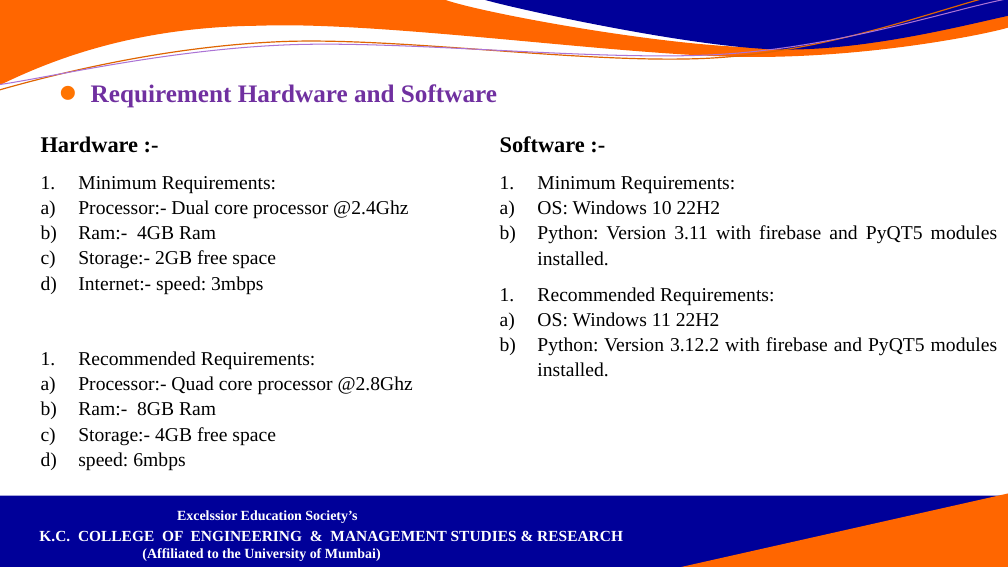
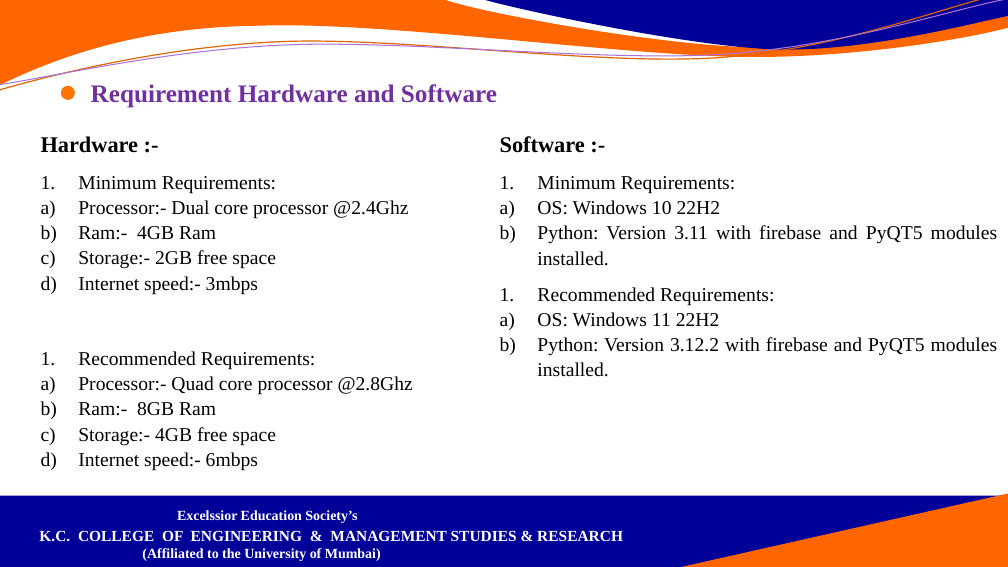
Before and after one commit to Armaan4477/Hangman, a slide deck: slide 10 of Documentation and ppt/PPT/Hangman_ppt.pptx. Drawn at 1008x567 pixels with LibreOffice and Linux fonts; fonts in the diff are those of the drawing; background and template pictures are left out. Boxes give left, top, right and bottom in pixels: in the first picture for what was removed or moved away, otherwise in the second. Text is boxed around its words. In the diff, an @@ line names an element or a change of style, - is before the commit and + after.

Commit message:
ppt upload

```diff
--- a/Documentation and ppt/PPT/Hangman_ppt.pptx
+++ b/Documentation and ppt/PPT/Hangman_ppt.pptx
@@ text at (x1=78, y1=276, x2=258, y2=295): text changed @@
-e) Internet:- speed: 3mbps
+e) Internet speed:- 3mbps
@@ text at (x1=78, y1=452, x2=258, y2=471): text changed @@
-j) speed: 6mbps
+j) Internet speed:- 6mbps
```
Also in this commit, not shown: 1 other file.
